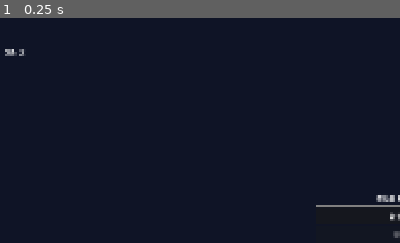
Above: before the commit, frame 1.
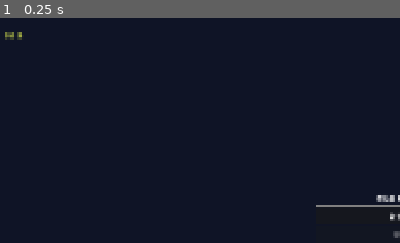
Above: after the commit, the same moment.

Repository: ferrerojoao/tiandaosimulator
Game: Godot game, scene res://scenes/main.tscn
Same seed, same stepped clock (60 frames per second), same inputs: the game is played once before the commit and once after it.
Inputs:
- Up to frame 1 (0.25 s): no input
The pictures show only the part of the screen within x 0-50%, y 0-50%; the shares and areas given below are measured in that part.

The runs differ from the first frame. In frame 1, 0.2% of the frame differs, in the area x 1-6%, y 6-17%.

Commit message:
天道事件系统+指引 - 赐福/诅咒/灵潮/秘境四种天道操作 - 右键修士→赐福诅咒,右键空地→灵潮秘境指引 - 指引修士至指定坐标,免疫新生儿,战斗取消 - 灵潮区域灵气×2,EncountManager NodePath修复 - 奇遇坐标移至顶栏下方

Diff:
--- a/scripts/entities/cultivator.gd
+++ b/scripts/entities/cultivator.gd
@@ -58,6 +58,7 @@
 var learn_progress: float = 0.0  # 0~1
 var is_in_encounter: bool = false
 var encounter_timer: int = 0
+var guided: bool = false
 
 # 战斗
 var combat_cooldown: float = 0.0
@@ -401,6 +402,11 @@
 		_decide_behavior()
 	if position.distance_to(wander_target) > 4.0:
 		position = position.move_toward(wander_target, move_speed * delta)
+	elif guided:
+		# 指引到达，恢复自主行动
+		guided = false
+		wander_cooldown = 0.0
+		ai_goal = "游历"
 
 func _newborn_ai(delta: float) -> void:
 	if newborn_target_sect != "":
@@ -819,7 +825,7 @@
 	if combat_cooldown > 0:
 		combat_cooldown -= 1
 		return
-	if _inside_capital(): return  # 京城内禁止攻击
+	if _inside_capital(): return
 	var spawner = get_parent()
 	if not spawner: return
 	for other in spawner.get_children():
@@ -830,6 +836,8 @@
 		if sect != "" and sect == other.get("sect"): continue  # 同宗不战
 		if is_newborn or other.get("is_newborn"): continue  # 新生儿互不攻击
 		if is_in_encounter or other.get("is_in_encounter"): continue  # 奇遇中不战
+		guided = false  # 进战斗即取消指引
+		other.set("guided", false)
 		var my_power: float = get_combat_power()
 		var other_power: float = other.get_combat_power()
 		var eb = get_node_or_null("/root/EventBus")
--- a/scripts/main.gd
+++ b/scripts/main.gd
@@ -163,29 +163,72 @@
 			eb.tile_selected.emit(int(world_pos.x / 32.0), int(world_pos.y / 32.0))
 
 func _right_click(world_pos: Vector2, screen_pos: Vector2) -> void:
-	if not selected_cultivator or not is_instance_valid(selected_cultivator): return
-	var c = selected_cultivator
+	var tile_x: int = int(world_pos.x / 32.0)
+	var tile_y: int = int(world_pos.y / 32.0)
 	var popup = PopupMenu.new()
-	popup.name = "CultMenu"
-	popup.add_item("祝福 (20 天道值)", 0)
-	popup.add_item("诅咒 (10 天道值)", 1)
-	popup.position = screen_pos
-	popup.id_pressed.connect(func(id: int):
-		match id:
-			0:
-				var gt = get_node_or_null("/root/GameTime")
-				var eb = get_node_or_null("/root/EventBus")
-				if gt and gt.spend_hm(20):
-					c.call("bless", 30)
-					if eb: eb.event_log_entry.emit("%s 获得天道祝福" % c.get("cultivator_name"), "hm")
-				elif eb: eb.event_log_entry.emit("天道值不足 (需要 20)", "hm")
-			1:
-				var gt = get_node_or_null("/root/GameTime")
-				var eb = get_node_or_null("/root/EventBus")
-				if gt and gt.spend_hm(10):
-					c.call("curse", 20)
-					if eb: eb.event_log_entry.emit("%s 被天道诅咒" % c.get("cultivator_name"), "hm")
-	)
+
+	# 判断是否点在修士身上
+	var clicked_cult: bool = false
+	if selected_cultivator and is_instance_valid(selected_cultivator):
+		var dist: float = world_pos.distance_to(selected_cultivator.position)
+		clicked_cult = dist < 40  # 点在修士附近
+
+	if clicked_cult:
+		var c = selected_cultivator
+		popup.add_item("赐福 (20 天道值)", 0)
+		popup.add_item("诅咒 (30 天道值)", 1)
+		popup.position = screen_pos
+		popup.id_pressed.connect(func(id: int):
+			var gt = get_node_or_null("/root/GameTime")
+			var eb = get_node_or_null("/root/EventBus")
+			match id:
+				0:
+					if gt and gt.spend_hm(20):
+						c.bless(20)
+						if eb: eb.event_log_entry.emit("%s 获得天道赐福" % c.cultivator_name, "hm")
+					elif eb: eb.event_log_entry.emit("天道值不足 (需要 20)", "hm")
+				1:
+					if gt and gt.spend_hm(30):
+						c.curse(10)
+						if eb: eb.event_log_entry.emit("%s 被天道诅咒" % c.cultivator_name, "hm")
+					elif eb: eb.event_log_entry.emit("天道值不足 (需要 30)", "hm")
+		)
+	else:
+		popup.add_item("灵潮 (30 天道值)", 0)
+		popup.add_item("秘境 (60 天道值)", 1)
+		if selected_cultivator and is_instance_valid(selected_cultivator):
+			popup.add_item("指引修士至此 (15 天道值)", 2)
+		popup.position = screen_pos
+		popup.id_pressed.connect(func(id: int):
+			var gt = get_node_or_null("/root/GameTime")
+			var eb = get_node_or_null("/root/EventBus")
+			match id:
+				0:
+					if gt and gt.spend_hm(30):
+						var wm = get_node_or_null("/root/main/WorldMap")
+						if wm:
+							wm.spirit_boosts.append({"x": tile_x, "y": tile_y, "radius": 8, "multiplier": 2.0, "ticks": 20})
+							if eb: eb.event_log_entry.emit("灵潮爆发于(%d,%d)" % [tile_x, tile_y], "hm")
+					elif eb: eb.event_log_entry.emit("天道值不足 (需要 30)", "hm")
+				1:
+					if gt and gt.spend_hm(60):
+						var em = get_node_or_null("/root/EncounterManager")
+						if em: em.spawn_legendary(tile_x, tile_y)
+						if eb: eb.event_log_entry.emit("秘境现世于(%d,%d)！" % [tile_x, tile_y], "hm")
+					elif eb: eb.event_log_entry.emit("天道值不足 (需要 60)", "hm")
+				2:
+					if gt and gt.spend_hm(15):
+						var c = selected_cultivator
+						if c.get("is_newborn"):
+							if eb: eb.event_log_entry.emit("新生修士不受天道指引", "hm")
+							return
+						c.set("wander_target", Vector2(tile_x * 32 + 16, tile_y * 32 + 16))
+						c.set("wander_cooldown", 99.0)
+						c.set("guided", true)
+						c.set("ai_goal", "天道指引")
+						if eb: eb.event_log_entry.emit("天道指引 %s 前往(%d,%d)" % [c.cultivator_name, tile_x, tile_y], "hm")
+					elif eb: eb.event_log_entry.emit("天道值不足 (需要 15)", "hm")
+		)
 	add_child(popup)
 	popup.popup()
 
--- a/scripts/world/encounter_manager.gd
+++ b/scripts/world/encounter_manager.gd
@@ -54,10 +54,11 @@
 	var cl = CanvasLayer.new()
 	cl.layer = 100
 	add_child(cl)
+	# 顶栏高度约30px，放在下方
 	_ui_label = Label.new()
-	_ui_label.position = Vector2(10, 70)
-	_ui_label.add_theme_font_size_override("font_size", 14)
-	_ui_label.add_theme_color_override("font_color", Color.WHITE)
+	_ui_label.position = Vector2(10, 32)
+	_ui_label.add_theme_font_size_override("font_size", 12)
+	_ui_label.add_theme_color_override("font_color", Color(0.8, 0.85, 0.3, 1.0))
 	cl.add_child(_ui_label)
 	connect_tick()
 
@@ -186,6 +187,24 @@
 	if r < 0.95: return Quality.PRECIOUS
 	return Quality.LEGEND
 
+func spawn_legendary(gx: int, gy: int) -> void:
+	var wm = _get_wm()
+	if not wm: return
+	var sp: Sprite2D = Sprite2D.new()
+	sp.position = Vector2(gx * 32 + 16, gy * 32 + 16)
+	var circle = _create_glow_circle(Quality.LEGEND)
+	sp.texture = circle
+	sp.centered = true
+	wm.add_child(sp)
+	encounters.append({
+		"pos": Vector2i(gx, gy),
+		"grid_x": gx, "grid_y": gy,
+		"quality": Quality.LEGEND,
+		"timer": DURATION,
+		"occupied": "",
+		"_sprite": sp,
+	})
+
 func _get_wm() -> Node:
 	if _world_map: return _world_map
 	_world_map = get_node_or_null("/root/main/WorldMap")
@@ -206,7 +225,7 @@
 func try_enter(cultivator: Node, enc: Dictionary) -> bool:
 	"""多人竞争：先到先得 + 同季 roll 点"""
 	if enc["occupied"] != "":
-		var other = get_node_or_null(enc["occupied"])
+		var other = get_node_or_null(NodePath(enc["occupied"]))
 		if other and is_instance_valid(other):
 			# roll 点竞争
 			if randi() % 100 > randi() % 100:
@@ -215,7 +234,7 @@
 				other.set("ai_goal", "游历")
 			else:
 				return false
-	enc["occupied"] = cultivator.get_path()
+	enc["occupied"] = str(cultivator.get_path())
 	cultivator.set("is_in_encounter", true)
 	cultivator.set("encounter_timer", ENCOUNTER_LENGTH)
 	cultivator.set("ai_goal", "奇遇中")
@@ -223,7 +242,7 @@
 
 func finish_encounter(cultivator: Node) -> void:
 	for enc in encounters:
-		if enc["occupied"] == cultivator.get_path():
+		if enc["occupied"] == str(cultivator.get_path()):
 			_give_reward(cultivator, enc)
 			var sp = enc.get("_sprite")
 			if sp: sp.queue_free()
--- a/scripts/world/world_map.gd
+++ b/scripts/world/world_map.gd
@@ -30,6 +30,7 @@
 var capital_pos: Vector2i = Vector2i(-1, -1)
 var spirit_vein_positions: Array = []
 var height_map: Array = []
+var spirit_boosts: Array = []  # [{x, y, radius, multiplier, ticks}]
 
 var _noise_continent: FastNoiseLite
 
@@ -43,7 +44,16 @@
 func _ready() -> void:
 	_rng.randomize()
 	_init_noise()
+	var gt = get_node_or_null("/root/GameTime")
+	if gt and gt.has_signal("tick_advanced"):
+		gt.tick_advanced.connect(_on_tick)
 	# generate_world() 由 main 菜单触发
+
+func _on_tick(_year: int, _season: int) -> void:
+	for i in range(spirit_boosts.size() - 1, -1, -1):
+		spirit_boosts[i]["ticks"] -= 1
+		if spirit_boosts[i]["ticks"] <= 0:
+			spirit_boosts.remove_at(i)
 
 func _init_noise() -> void:
 	_noise_continent = FastNoiseLite.new()
@@ -431,7 +441,12 @@
 	if spirit_density_map.is_empty(): return 0.0
 	if tile_y < 0 or tile_y >= spirit_density_map.size(): return 0.0
 	if tile_x < 0 or tile_x >= spirit_density_map[tile_y].size(): return 0.0
-	return spirit_density_map[tile_y][tile_x]
+	var base: float = spirit_density_map[tile_y][tile_x]
+	for boost in spirit_boosts:
+		var dist: float = sqrt((tile_x - boost["x"]) ** 2 + (tile_y - boost["y"]) ** 2)
+		if dist <= boost["radius"]:
+			base *= boost["multiplier"]
+	return base
 
 func get_spirit_element(tile_x: int, tile_y: int) -> int:
 	if spirit_element_map.is_empty(): return Element.NONE
